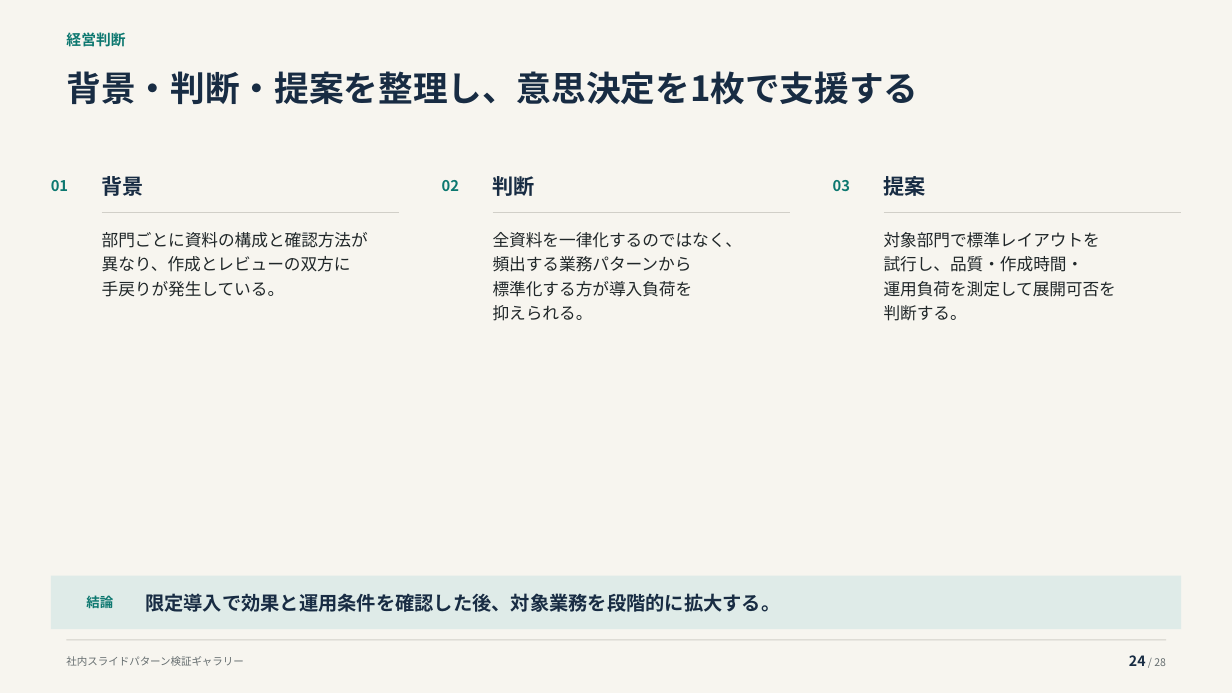
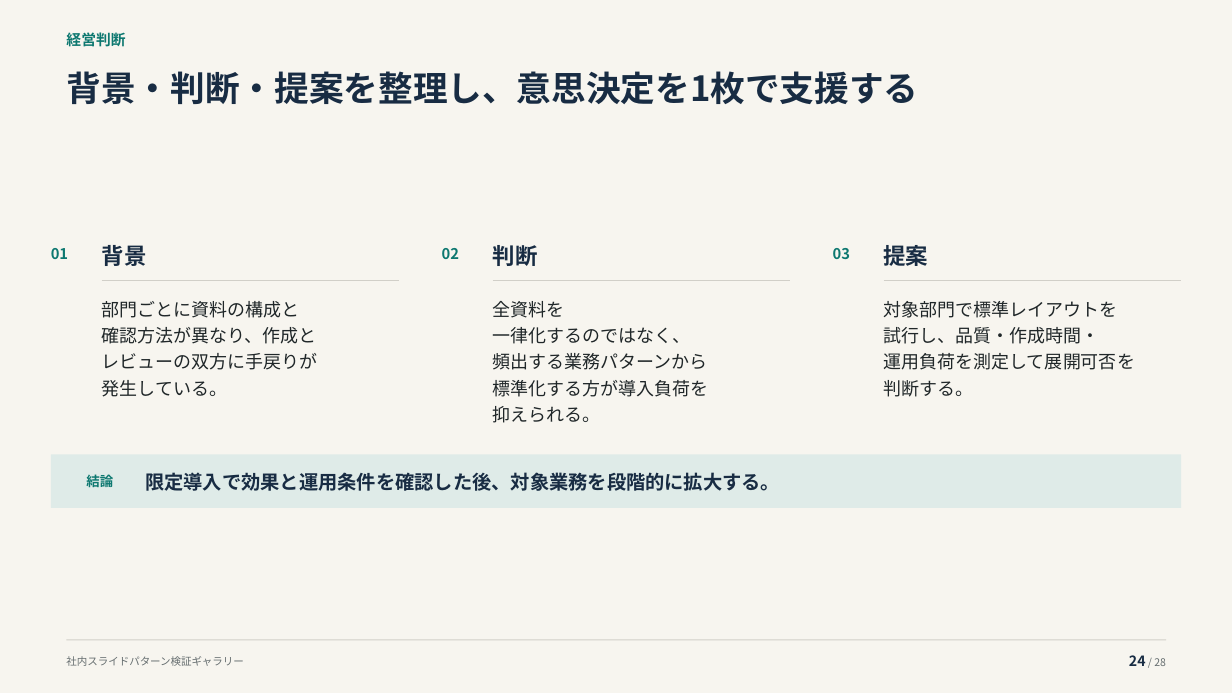
Before and after one commit to thinas1115/pptxdsl, a slide deck: slide 24 of examples/gallery/pattern_gallery.pptx. Drawn at 1232x693 pixels with LibreOffice and Linux fonts; fonts in the diff are those of the drawing. Boxes give left, top, right and bottom in pixels: in the first picture for what was removed or moved away, otherwise in the second. Text is boxed around its words. In the diff, an @@ line names an element or a change of style, - is before the commit and + after.

```diff
--- a/examples/gallery/pattern_gallery.pptx
+++ b/examples/gallery/pattern_gallery.pptx
@@ size 16.5 to 17.5 pt in 3 elements at (102,245,147,266), (493,245,538,266), (884,242,929,271) @@
@@ text "全資料を": place and size @@
-text "全資料を" at (493,232,743,321)
+text "全資料を" at (493,301,709,423)
@@ 6 texts, 3 lines: place and size @@
-6 texts, 3 lines at (51,176,1181,213)
+6 texts, 3 lines at (51,242,1181,281)
@@ text "対象部門で標準レイアウトを": place and size @@
-text "対象部門で標準レイアウトを" at (884,232,1116,321)
+text "対象部門で標準レイアウトを" at (884,301,1135,397)
@@ text "対象部門で標準レイアウトを" at (884,301,1135,397): size 13 to 14 pt @@
@@ text at (102,301,318,397): text changed; size 13 to 14 pt @@
-部門ごとに資料の構成と確認方法が
-異なり、作成とレビューの双方に
-手戻りが発生している。
+部門ごとに資料の構成と
+確認方法が異なり、作成と
+レビューの双方に手戻りが
+発生している。
@@ text at (493,301,691,344): text changed; size 13 to 14 pt @@
-全資料を一律化するのではなく、
+全資料を
+一律化するのではなく、
@@ text at (493,353,709,423): size 13 to 14 pt in "頻出する業務パターンから", "標準化する方が導入負荷を", "抑えられる。" @@
@@ 2 texts, 1 rectangle: place and size @@
-2 texts, 1 rectangle at (51,576,1181,629)
+2 texts, 1 rectangle at (51,455,1181,508)
```
Also in this commit, not shown: 3 other slides changed, 36 other files.
